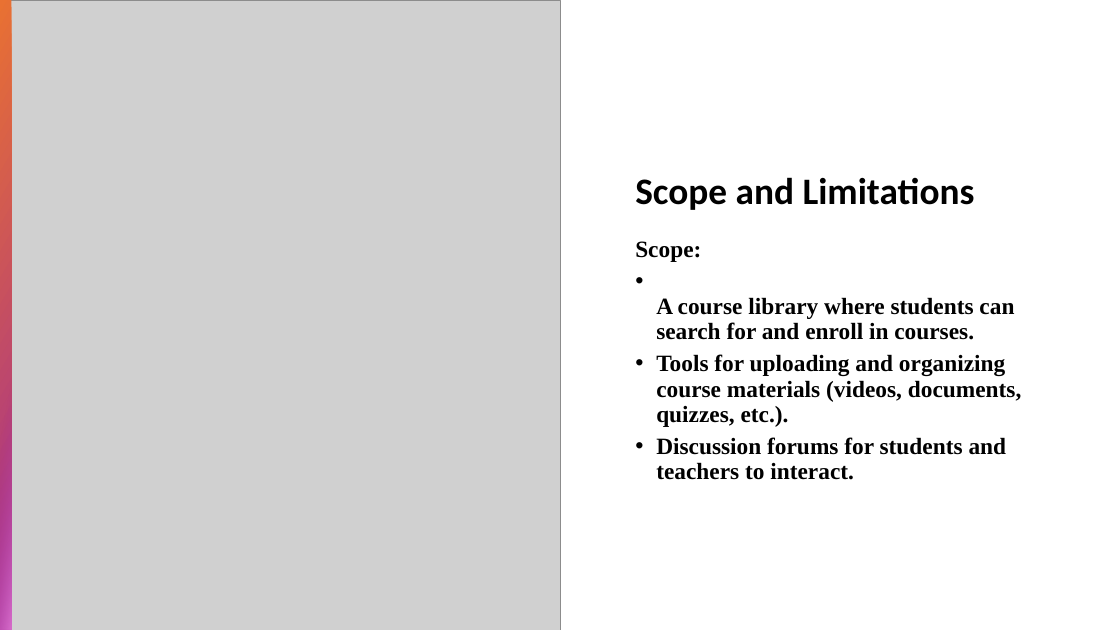
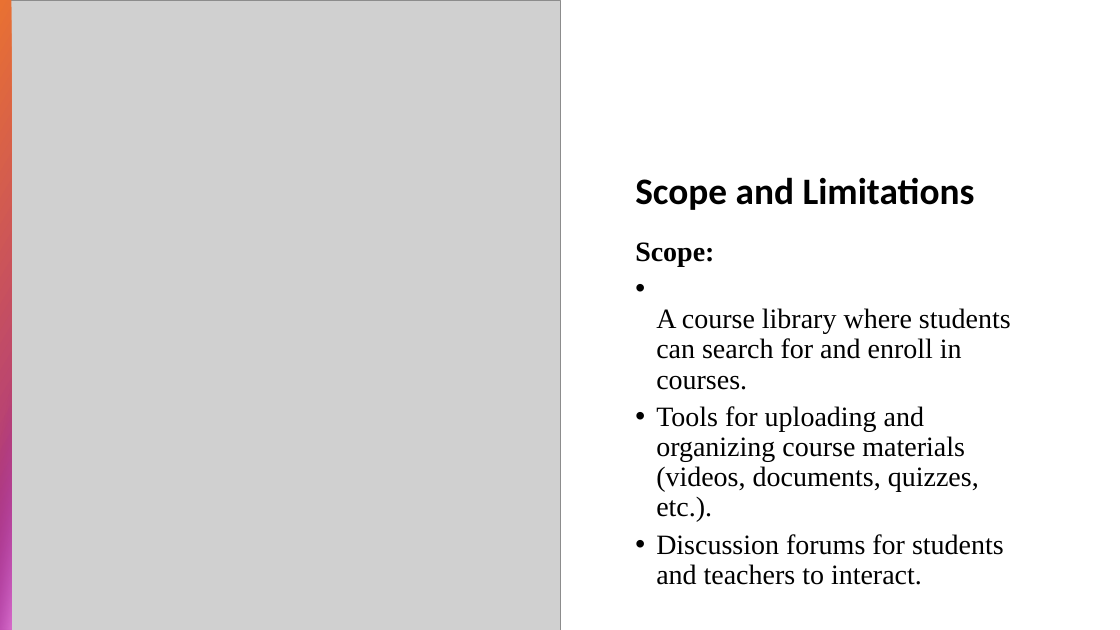
Before and after one commit to mrsushilshrestha/Project-VI, a slide deck: slide 5 of Report-File/Purposal-File/Presentation1.pptx. Drawn at 1120x630 pixels with LibreOffice and Linux fonts; fonts in the diff are those of the drawing; grey boxes stand for pictures. Boxes give left, top, right and bottom in pixels: in the first picture for what was removed or moved away, otherwise in the second. Text is boxed around its words. In the diff, an @@ line names an element or a change of style, - is before the commit and + after.

```diff
--- a/Report-File/Purposal-File/Presentation1.pptx
+++ b/Report-File/Purposal-File/Presentation1.pptx
@@ text "Scope:" at (x1=635, y1=242, x2=1011, y2=585): size 20 to 24 pt, bold off @@
```
Also in this commit, not shown: 1 other slide changed, 1 slide removed.
